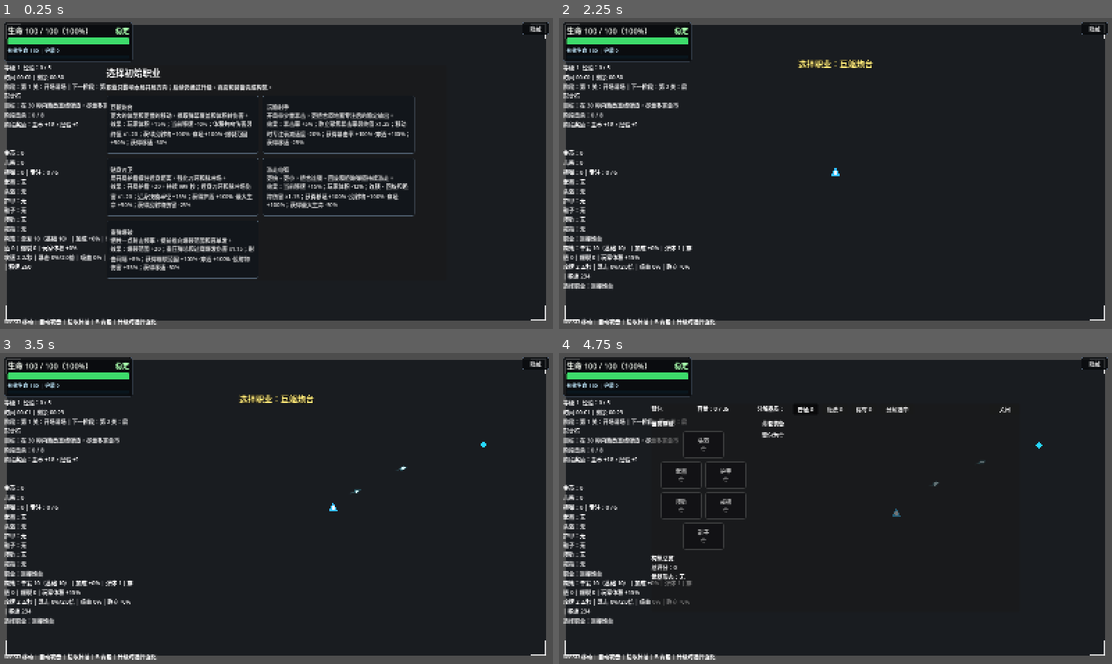
Above: before the commit, frames 1-4 (two rows, left to right).
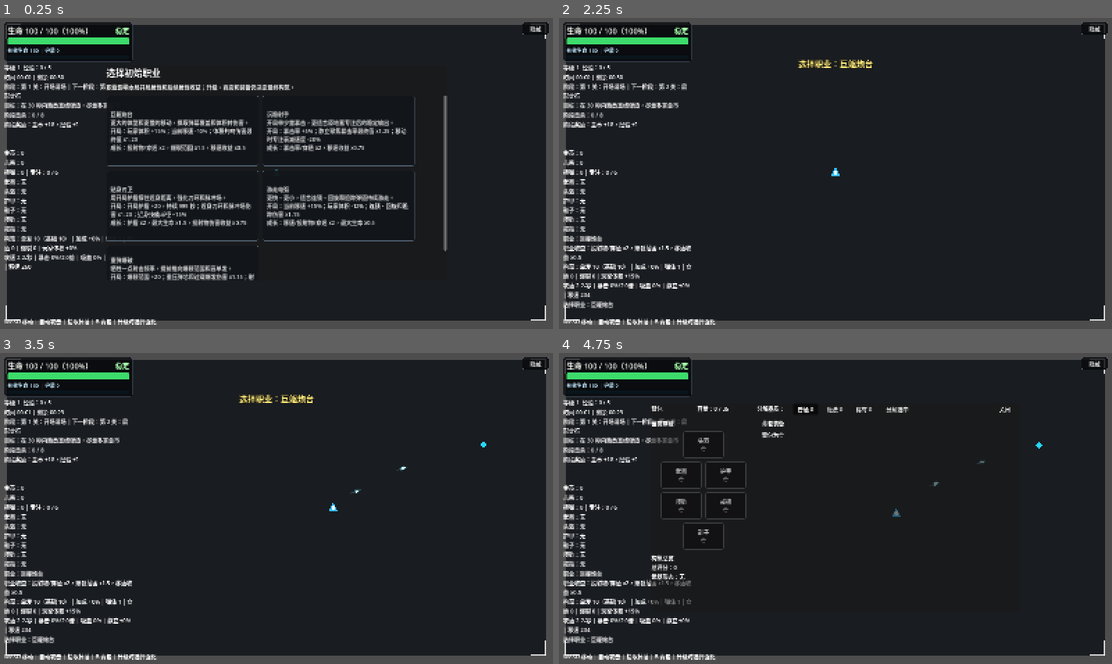
Above: after the commit, the same moments.

Repository: airisuzuki123/RogueLootPrototype
Game: Godot game, scene res://scenes/main.tscn
Same seed, same stepped clock (60 frames per second), same inputs: the game is played once before the commit and once after it.
Inputs (mouse positions are in pixels of both pictures, inside the frame that each line leads up to):
- Up to frame 1 (0.25 s): no input
- Up to frame 2 (2.25 s): click "隐藏" at 0.5 s; click "展开" at 1.25 s; click (741, 123) at 2 s, where only the run before the commit has a clickable "巨躯炮台 更大的体型和更慢的移动，换取弹幕覆盖和体积转伤害…"
- Up to frame 3 (3.5 s): tap Enter at 2.75, 2.85 s; move the mouse to (398, 492) at 2.77 s; hold D (move_right) from 2.78 s (still down); click (398, 492) at 2.92 s
- Up to frame 4 (4.75 s): tap Space at 3.5 s; move the mouse to (724, 524) at 3.52 s; release D (move_right) at 3.53 s; hold S (move_down) 3.53-4.25 s; tap B at 3.6 s; click "普通 0" at 4.25 s

The runs differ from the first frame. In frame 1, 12% of the frame differs, in the area x 19-81%, y 21-85%; in frame 2, 1.5%; in frame 3, 1.5%; in frame 4, 1.4%.

Commit message:
完善职业收益展示

Diff:
--- a/scripts/entities/player.gd
+++ b/scripts/entities/player.gd
@@ -1370,6 +1370,7 @@
 		"movement_critical_bonus": _get_movement_focus_crit_bonus(),
 		"giant_echo_close_damage_bonus_percent": int(round(_get_giant_echo_close_damage_bonus() * 100.0)),
 		"class_name": str(class_data.get("name", "")),
+		"class_gain_summary": str(class_data.get("gain_summary", "")),
 		"critical_damage_multiplier": _get_critical_damage_multiplier(),
 		"attack_interval": fire_interval,
 		"move_speed": int(round(move_speed)),
--- a/scripts/items/character_class_catalog.gd
+++ b/scripts/items/character_class_catalog.gd
@@ -13,6 +13,7 @@
 		"name": "巨躯炮台",
 		"summary": "更大的体型和更慢的移动，换取弹幕覆盖和体积转伤害。",
 		"effects": ["玩家体积 +15%", "当前移速 -10%", "体积共鸣伤害最终值 x1.20", "获得投射物 +100%、穿透 +100%、爆裂范围 +50%", "获得移速 -50%"],
+		"gain_summary": "投射物/穿透 x2，爆裂范围 x1.5，移速收益 x0.5",
 		"initial_stats": {"player_size_bonus": 0.15, "move_speed_multiplier": 0.90},
 		"multipliers": {"mass_resonance_damage": 1.20},
 		"gain_multipliers": {"projectile_count": 2.0, "pierce": 2.0, "explosion_radius": 1.5, "move_speed": 0.5, "player_size_bonus": 1.35},
@@ -24,6 +25,7 @@
 		"name": "沉稳射手",
 		"summary": "开局带少量暴击，更适合原地蓄专注后的稳定输出。",
 		"effects": ["暴击率 +5%", "静立聚焦暴击率最终值 x1.25", "移动时专注衰减速度 -20%", "获得暴击率 +100%、穿透 +100%", "获得移速 -25%"],
+		"gain_summary": "暴击率/穿透 x2，移速收益 x0.75",
 		"initial_stats": {"critical_chance": 5},
 		"multipliers": {"stationary_crit": 1.25},
 		"focus_decay": {"stationary_move_decay_multiplier": 0.80},
@@ -36,6 +38,7 @@
 		"name": "贴身刃卫",
 		"summary": "用开局护盾撑住近身距离，强化刀环和脉冲场。",
 		"effects": ["开局护盾 +20，持续 999 秒", "近身刀环和脉冲场伤害 x1.20", "近身技能半径 +15%", "获得护盾 +100%、最大生命 +50%", "获得投射物伤害 -25%"],
+		"gain_summary": "护盾 x2，最大生命 x1.5，投射物伤害收益 x0.75",
 		"initial_stats": {"shield": 20, "shield_duration": 999.0},
 		"multipliers": {"close_damage": 1.20, "close_radius": 1.15},
 		"gain_multipliers": {"shield": 2.0, "max_health": 1.5, "projectile_damage_percent": 0.75, "damage": 0.75, "damage_flat": 0.75},
@@ -47,6 +50,7 @@
 		"name": "游走电弧",
 		"summary": "更快、更小，适合连锁、回旋和追踪弹道持续游走。",
 		"effects": ["当前移速 +15%", "玩家体积 -12%", "连锁、回旋和追踪伤害 x1.15", "获得移速 +100%、投射物 +100%、穿透 +100%", "获得最大生命 -50%"],
+		"gain_summary": "移速/投射物/穿透 x2，最大生命 x0.5",
 		"initial_stats": {"move_speed_multiplier": 1.15, "player_size_bonus": -0.12},
 		"multipliers": {"chain_orbit_homing_damage": 1.15},
 		"gain_multipliers": {"move_speed": 2.0, "projectile_count": 2.0, "pierce": 2.0, "max_health": 0.5, "player_size_reduction": 1.5},
@@ -58,6 +62,7 @@
 		"name": "重弹爆破",
 		"summary": "牺牲一点射击频率，提前推向爆裂范围和高单发。",
 		"effects": ["爆裂范围 +20", "重压弹芯和过载爆发伤害 x1.15", "射击间隔 +8%", "获得爆裂范围 +100%、穿透 +100%、投射物伤害 +35%", "获得移速 -50%"],
+		"gain_summary": "爆裂范围/穿透 x2，投射物伤害收益 x1.35，移速收益 x0.5",
 		"initial_stats": {"explosion_radius": 20.0, "fire_interval_multiplier": 1.08},
 		"multipliers": {"heavy_overload_damage": 1.15},
 		"gain_multipliers": {"explosion_radius": 2.0, "pierce": 2.0, "move_speed": 0.5, "projectile_damage_percent": 1.35},
--- a/scripts/ui/hud.gd
+++ b/scripts/ui/hud.gd
@@ -327,7 +327,7 @@
 	panel_root.add_child(title)
 
 	var description := Label.new()
-	description.text = "职业只影响本局开局方向；后续仍通过升级、商店和装备完成构筑。"
+	description.text = "职业影响本局开局属性和后续属性收益；升级、商店和装备仍决定最终构筑。"
 	description.autowrap_mode = TextServer.AUTOWRAP_WORD_SMART
 	description.custom_minimum_size = Vector2(900, 0)
 	panel_root.add_child(description)
@@ -690,6 +690,9 @@
 	var selected_class_name := str(summary.get("class_name", ""))
 	if not selected_class_name.is_empty():
 		lines.append("职业：%s" % selected_class_name)
+	var class_gain_summary := str(summary.get("class_gain_summary", ""))
+	if not class_gain_summary.is_empty():
+		lines.append("职业收益：%s" % class_gain_summary)
 	lines.append("构筑：单发 %d（基础 %d） | 加成 %s | 弹体 %d | 穿透 %d | 爆裂 %d | %s" % [
 		final_damage,
 		base_damage,
@@ -725,7 +728,7 @@
 		var class_data: Dictionary = class_options[index]
 		var button := Button.new()
 		button.text = _format_class_option_text(class_data)
-		button.custom_minimum_size = Vector2(438, 168)
+		button.custom_minimum_size = Vector2(438, 204)
 		button.alignment = HORIZONTAL_ALIGNMENT_LEFT
 		button.autowrap_mode = TextServer.AUTOWRAP_WORD_SMART
 		button.pressed.connect(_on_class_option_pressed.bind(index))
@@ -742,7 +745,11 @@
 		lines.append(summary)
 	var effects: Array = class_data.get("effects", [])
 	if not effects.is_empty():
-		lines.append("效果：" + "；".join(effects))
+		var starting_effects := effects.slice(0, mini(3, effects.size()))
+		lines.append("开局：" + "；".join(starting_effects))
+	var gain_summary := str(class_data.get("gain_summary", ""))
+	if not gain_summary.is_empty():
+		lines.append("成长：" + gain_summary)
 	return "\n".join(lines)
 
 func _on_class_option_pressed(index: int) -> void:
--- a/tools/class_effect_audit.gd
+++ b/tools/class_effect_audit.gd
@@ -73,7 +73,7 @@
 	lines.append("")
 	lines.append("- 按 `Player.apply_character_class()` 当前支持的开局规则计算职业进入第一关时的玩家摘要。")
 	lines.append("- 检查玩家可见的开局属性：职业名、体积、移速、暴击率、爆裂范围、射击间隔和护盾。")
-	lines.append("- 检查职业是否只使用 Player 当前支持的初始属性、乘区、属性获取倍率和专注衰减键；不把内部权重、标签或路线显示给玩家。")
+	lines.append("- 检查职业是否只使用 Player 当前支持的初始属性、乘区、属性获取倍率和专注衰减键；面向玩家展示开局效果和成长收益，不把内部权重、标签或路线显示给玩家。")
 	lines.append("")
 	lines.append("## 结论摘要")
 	lines.append("")
@@ -95,6 +95,7 @@
 		lines.append("")
 		lines.append("- 结果：%s" % ("通过" if bool(row.get("passed", false)) else "失败"))
 		lines.append("- 玩家可见效果：%s" % str(row.get("effects", "")))
+		lines.append("- 玩家可见成长收益：%s" % str(row.get("gain_summary", "")))
 		lines.append("")
 		lines.append("| 项目 | 实际 | 预期 |")
 		lines.append("|---|---:|---:|")
@@ -126,6 +127,7 @@
 	checks.append(_check_bool(class_data, "职业名", not str(class_data.get("name", "")).is_empty(), "已填写", "已填写"))
 	checks.append(_check_bool(class_data, "职业说明", not str(class_data.get("summary", "")).is_empty(), "已填写", "已填写"))
 	checks.append(_check_bool(class_data, "玩家可见效果", not class_data.get("effects", []).is_empty(), "已填写", "已填写"))
+	checks.append(_check_bool(class_data, "玩家可见成长收益", not str(class_data.get("gain_summary", "")).is_empty(), "已填写", "已填写"))
 	checks.append(_check_supported_keys(class_data, "初始属性键", class_data.get("initial_stats", {}), SUPPORTED_INITIAL_STATS))
 	var multipliers: Dictionary = class_data.get("multipliers", {})
 	checks.append(_check_supported_keys(class_data, "乘区键", multipliers, SUPPORTED_MULTIPLIERS))
@@ -148,6 +150,7 @@
 	return {
 		"name": str(class_data.get("name", "")),
 		"effects": "；".join(class_data.get("effects", [])),
+		"gain_summary": str(class_data.get("gain_summary", "")),
 		"passed": _checks_passed(checks),
 		"summary_text": _format_summary(summary),
 		"gain_example_text": _format_gain_examples(class_data),
Not shown, changed: docs/class-effect-audit.md
